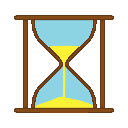
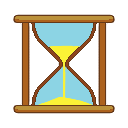
Comparing the layer stacks of the two (128, 128) images. Changes:
painted on "Paint Layer 1" over box(13, 14, 115, 114)
painted on "Background" over box(13, 14, 115, 114)
